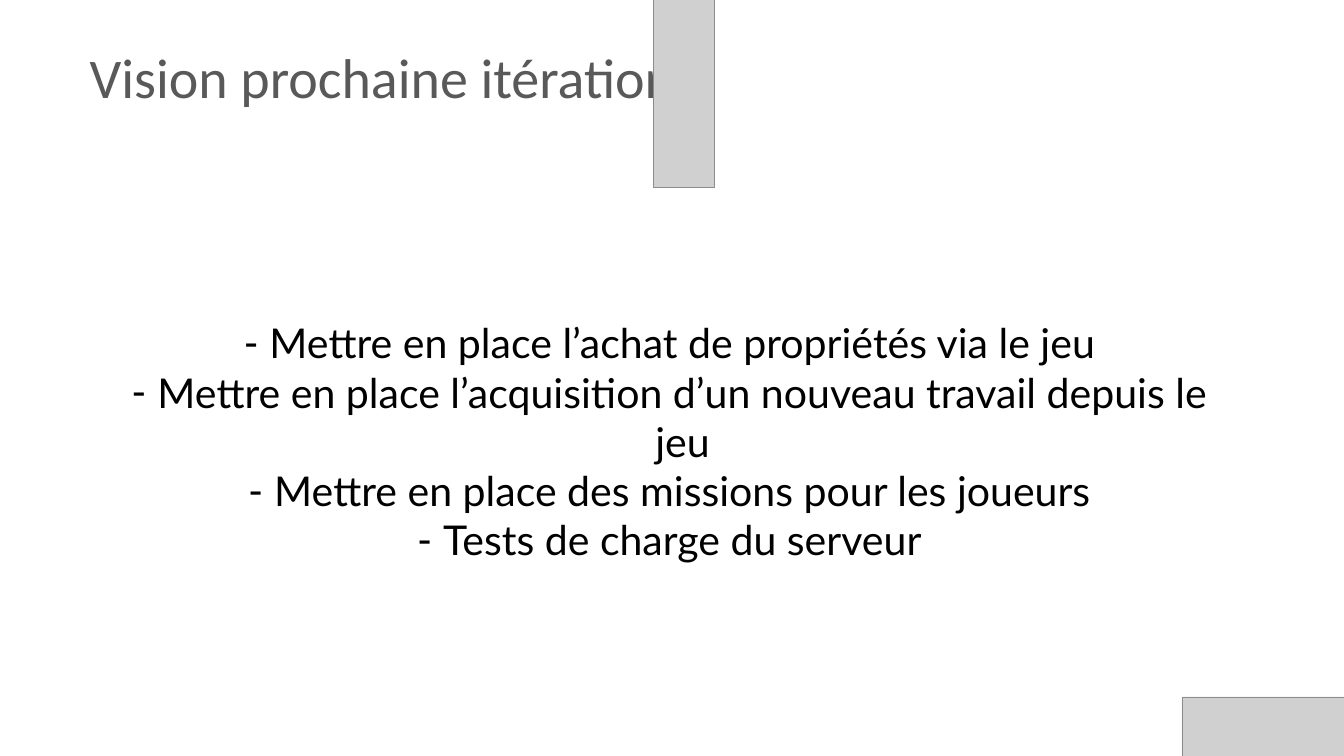
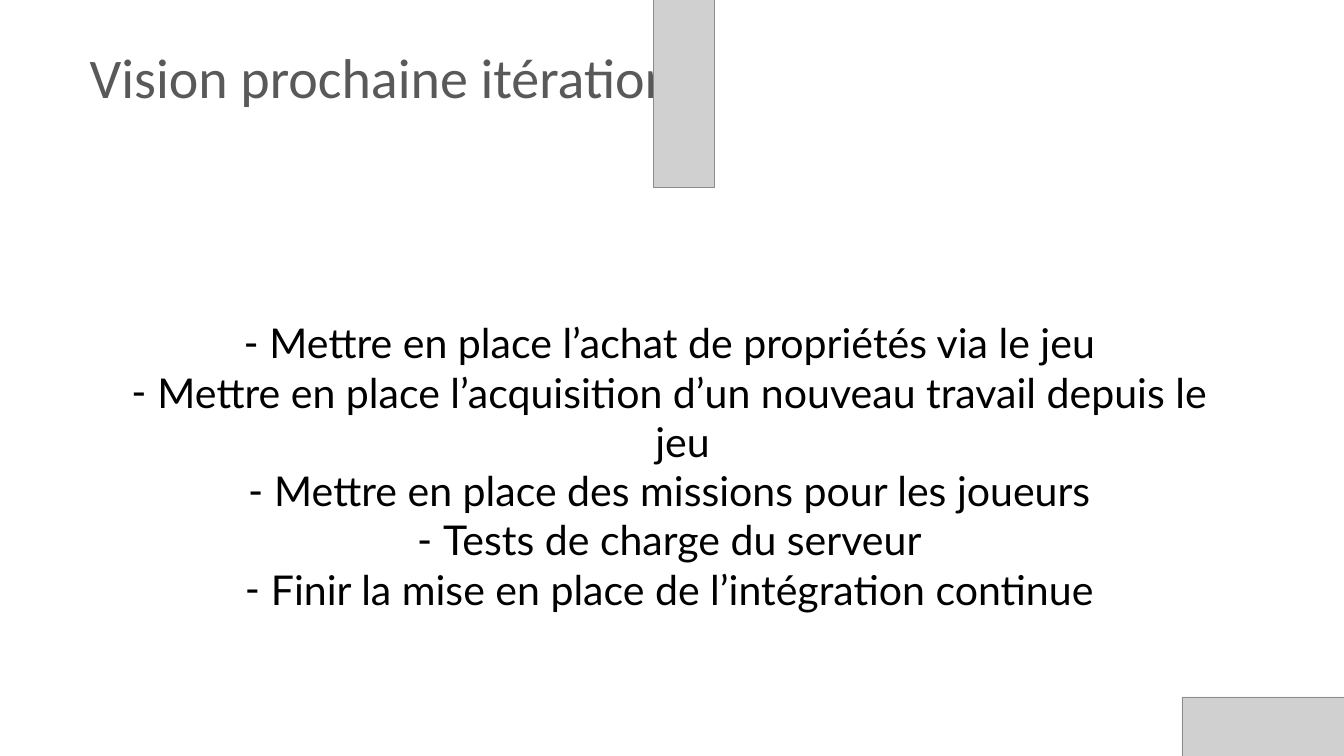
Before and after one commit to val92130/Wander, a slide deck: slide 23 of Documentation/Presentations/Iteration 1 - Wander.pptx (slide 22 before the commit). Drawn at 1344x756 pixels with LibreOffice and Linux fonts; fonts in the diff are those of the drawing; grey boxes stand for pictures; background and template pictures are left out. Boxes give left, top, right and bottom in pixels: in the first picture for what was removed or moved away, otherwise in the second. Text is boxed around its words. In the diff, an @@ line names an element or a change of style, - is before the commit and + after.

Commit message:
Ppt update

```diff
--- a/Documentation/Presentations/Iteration 1 - Wander.pptx
+++ b/Documentation/Presentations/Iteration 1 - Wander.pptx
@@ text at (271, 574, 1094, 613): paragraph added @@
+– Finir la mise en place de l’intégration continue
```
Also in this commit, not shown: 1 other slide changed, 1 slide added, 28 slides removed, 2 other files.
